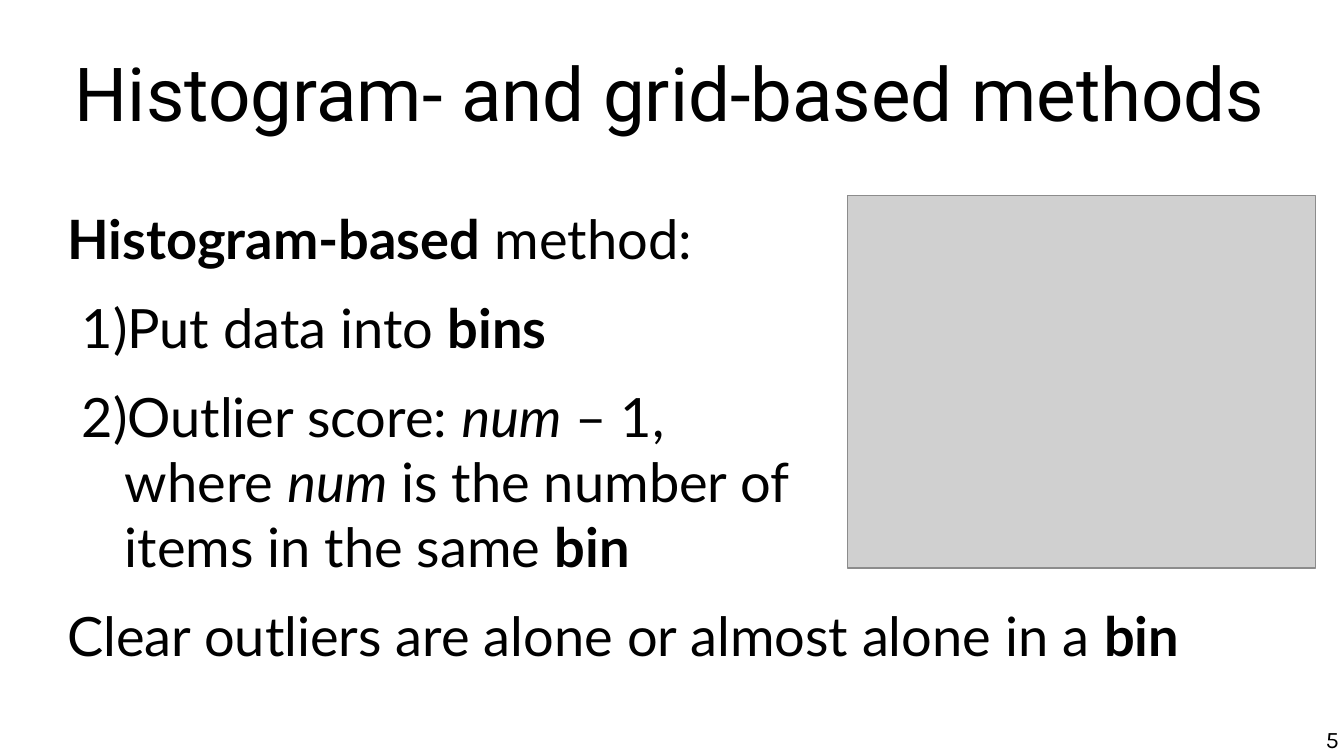
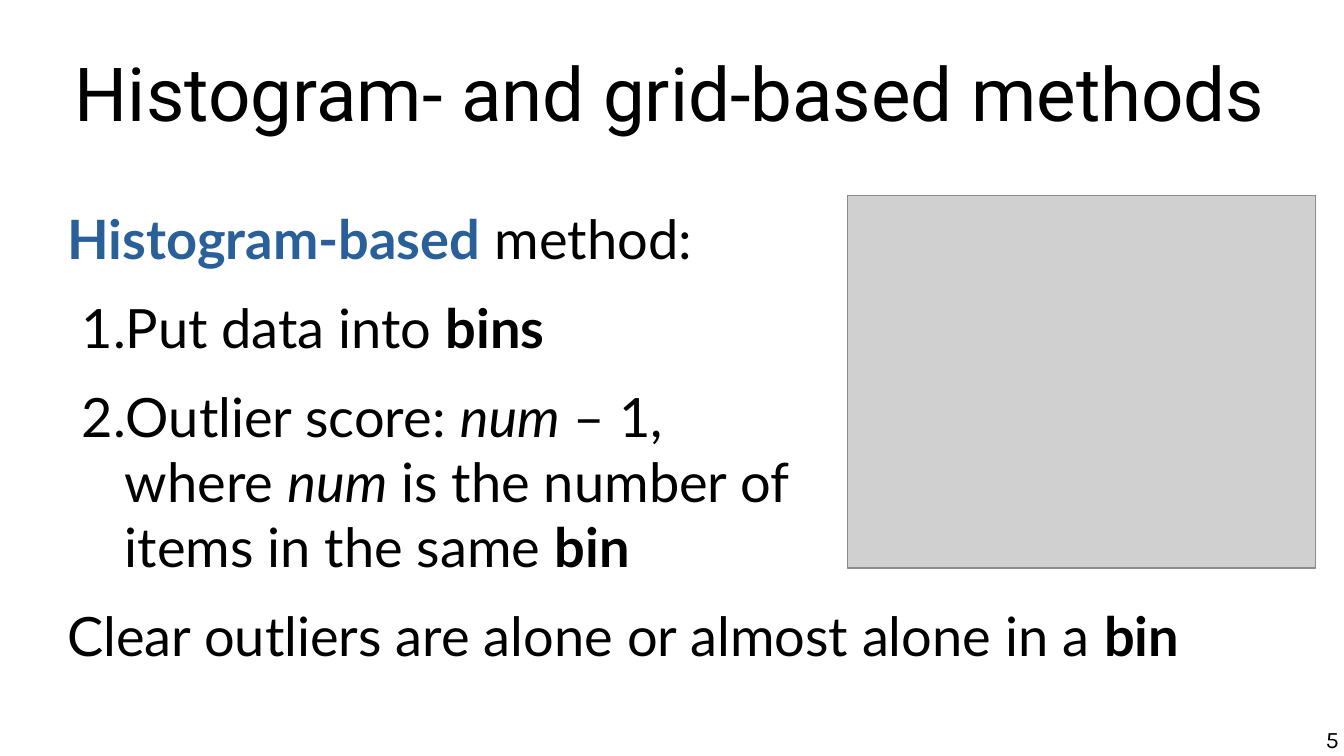
Before and after one commit to marco-calautti/data-mining-course, a slide deck: slide 5 of theory/odp/tt21_outliers_isolation.odp. Drawn at 1344x756 pixels with LibreOffice and Linux fonts; fonts in the diff are those of the drawing; grey boxes stand for pictures. Boxes give left, top, right and bottom in pixels: in the first picture for what was removed or moved away, otherwise in the second. Text is boxed around its words. In the diff, an @@ line names an element or a change of style, - is before the commit and + after.

Commit message:
Outliers ready

```diff
--- a/theory/odp/tt21_outliers_isolation.odp
+++ b/theory/odp/tt21_outliers_isolation.odp
@@ text at box(67, 218, 789, 568): text colour #000000 to #2A6099 in "Histogram-based"; bullet 1) to 1. @@
```
Also in this commit, not shown: 16 other slides changed, 1 slide added, 1 slide removed, 7 other files.
